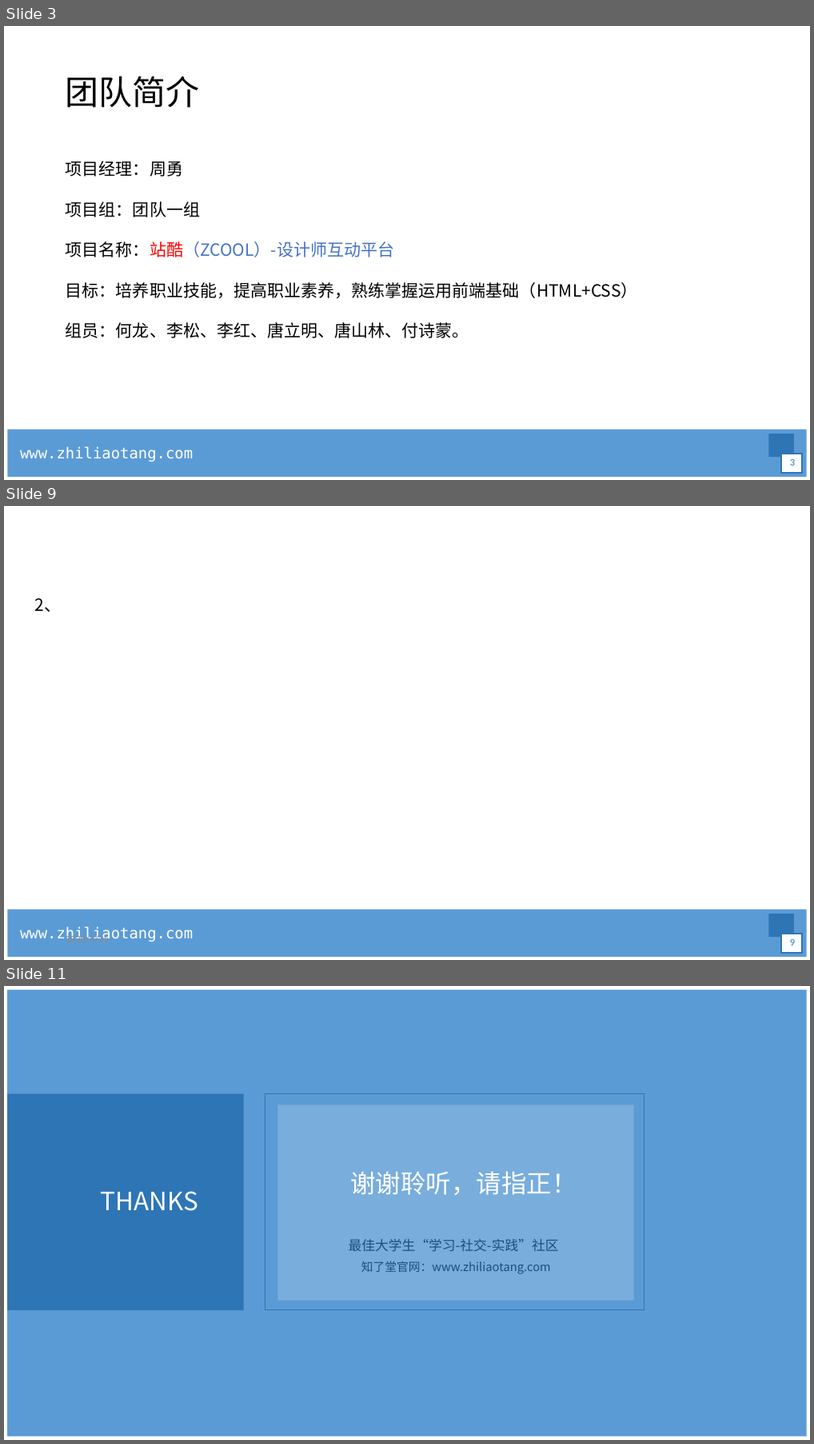
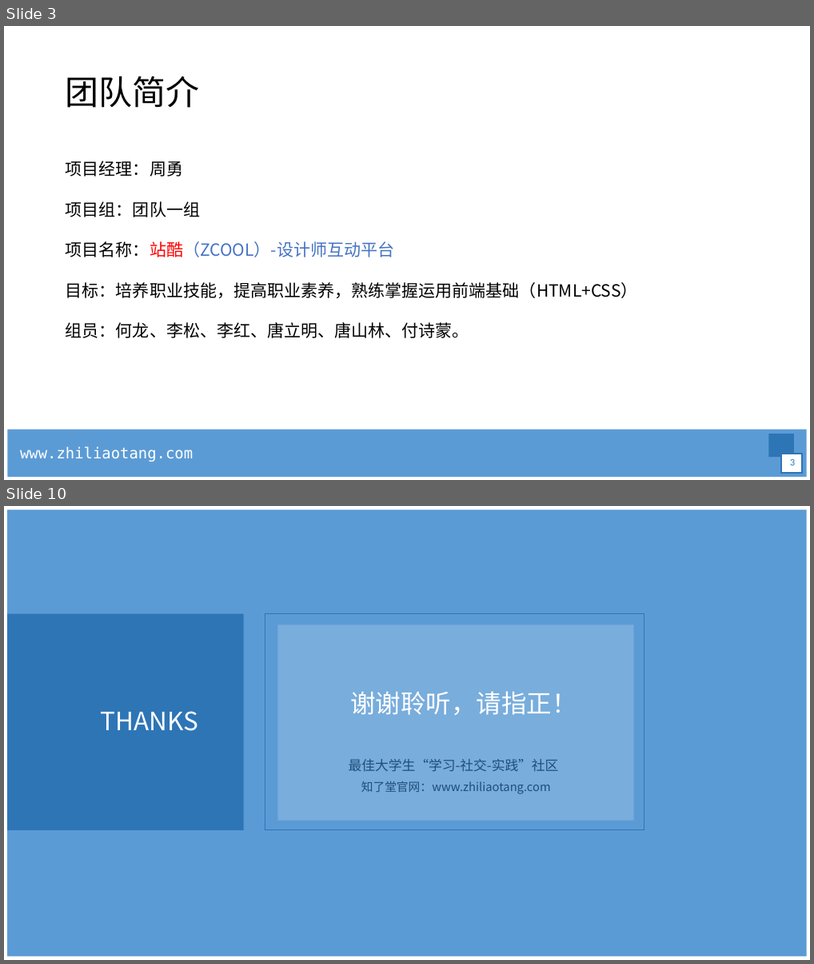
Before and after one commit to 6luckysong6/zhanku, a slide deck: 项目考核.pptx. Shown one above the other, each under a label of ours: slides 3, 9 and 11 before the commit, slides 3 and 10 after it; the slides between them are not shown. The pictures are 814x1444 and 814x964 pixels, drawn with LibreOffice and Linux fonts; fonts in the diff are those of the drawing; background and template pictures are left out. Boxes give left, top, right and bottom in pixels: in the first picture for what was removed or moved away, otherwise in the second. Text is boxed around its words. In the diff, an @@ line names an element or a change of style, - is before the commit and + after.

```diff
--- a/项目考核.pptx
+++ b/项目考核.pptx
@@ slide 9 removed at <box>4,506,810,960</box>, background #FFFFFF; not listed: 4 template elements that a slide beside it also shows @@
@@ text removed at <box>35,598,62,612</box> @@
-2、
@@ text removed at <box>66,934,109,942</box> @@
-2020/5/25
@@ page number removed at <box>790,939,795,945</box> @@
-9
@@ what was slide 11 is now slide 10 @@
```
Also in this commit, not shown: 5 slides changed, 1 slide added, 1 other slide removed, 2 other files.
